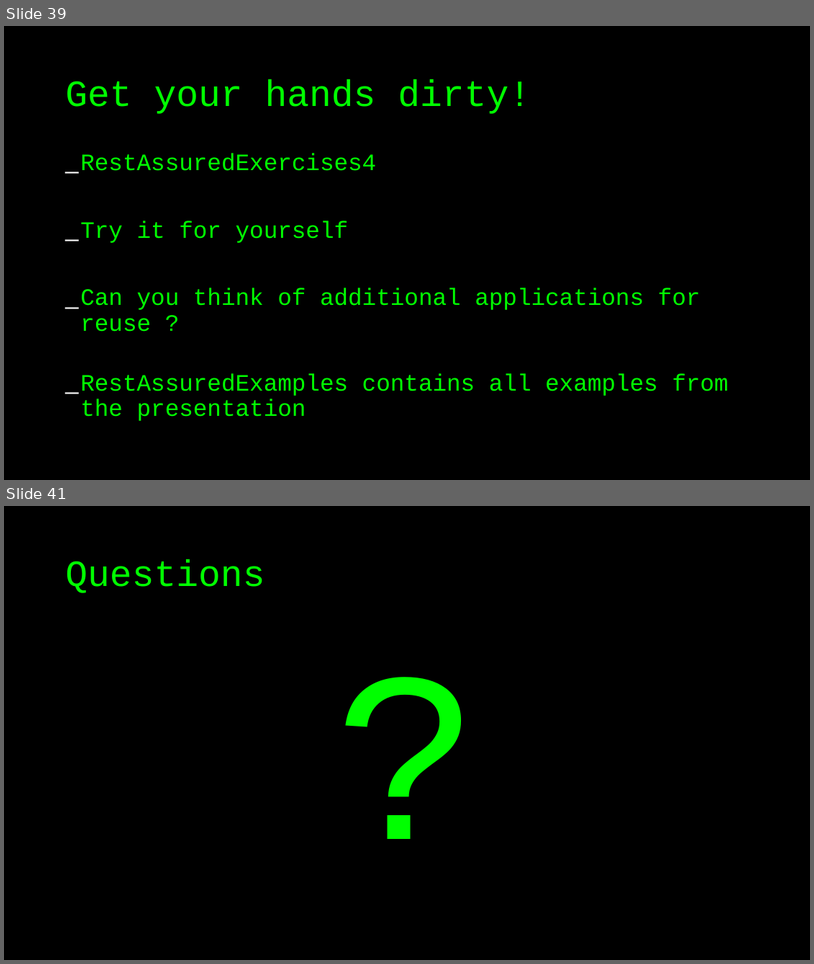
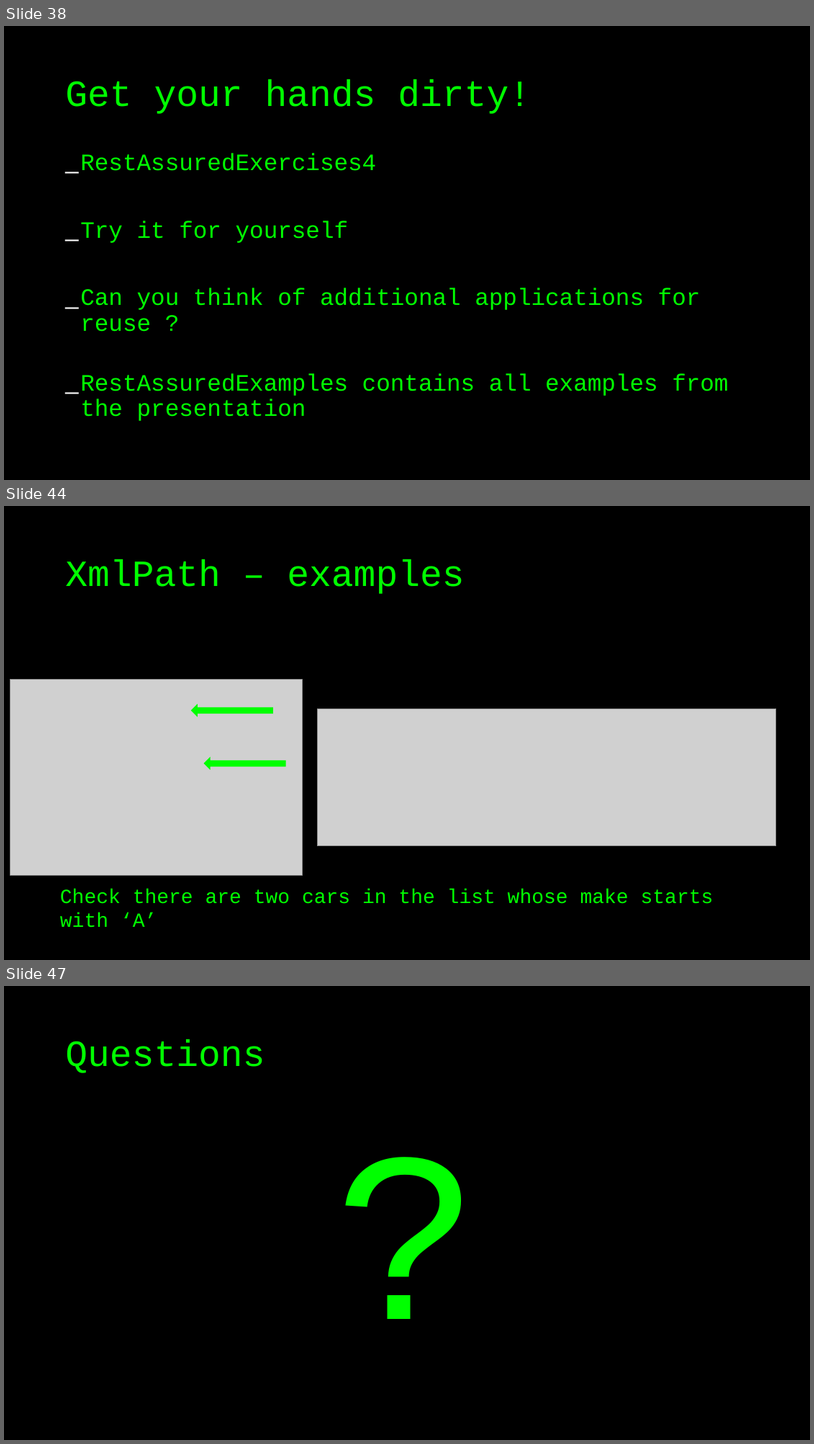
Before and after one commit to basdijkstra/rest-assured-workshop, a slide deck: RestAssuredWorkshop.odp. Shown one above the other, each under a label of ours: slides 39 and 41 before the commit, slides 38, 44 and 47 after it; the slides between them are not shown. The pictures are 814x964 and 814x1444 pixels, drawn with LibreOffice and Linux fonts; fonts in the diff are those of the drawing; grey boxes stand for pictures. Boxes give left, top, right and bottom in pixels: in the first picture for what was removed or moved away, otherwise in the second. Text is boxed around its words. In the diff, an @@ line names an element or a change of style, - is before the commit and + after.

```diff
--- a/RestAssuredWorkshop.odp
+++ b/RestAssuredWorkshop.odp
@@ slide 44 added at (4,506,810,960), background #000000 @@
@@ title added at (65,559,464,594), 44 pt, text #00FF00 @@
+XmlPath – examples
@@ picture added at (10,679,303,875) @@
@@ freeform shape added at (191,705,273,716), fill #00FF00, outline #00FF00 0.99 pt @@
@@ picture added at (317,708,777,846) @@
@@ freeform shape added at (204,758,286,769), fill #00FF00, outline #00FF00 0.99 pt @@
@@ text added at (60,888,714,927), 24 pt, text #00FF00 @@
+Check there are two cars in the list whose make starts with ‘A’
@@ what was slide 39 is now slide 38 @@
@@ what was slide 41 is now slide 47 @@
```
Also in this commit, not shown: 1 slide changed, 7 other slides added, 2 slides removed, 8 other files.
